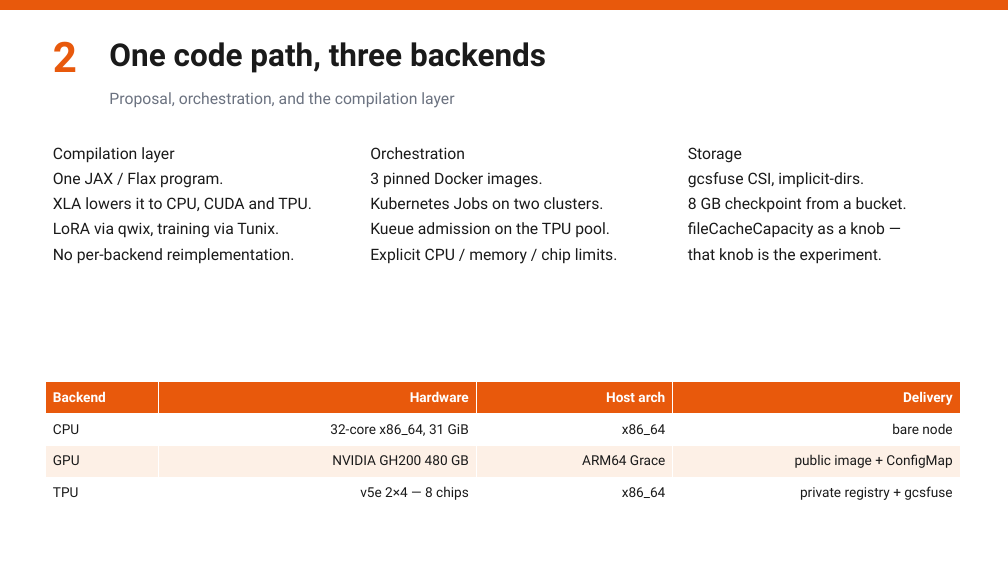
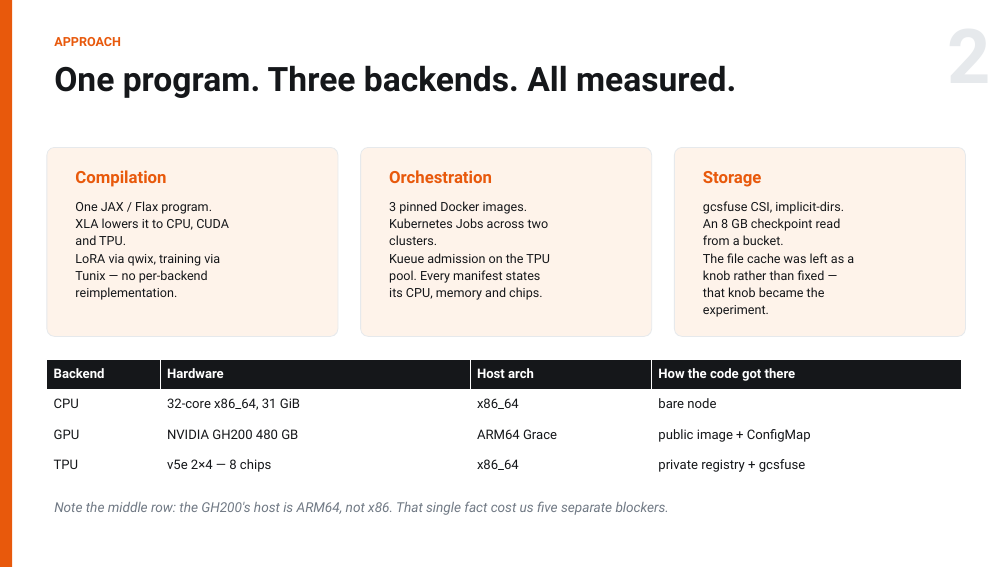
Before and after one commit to RN0L/qwen3-icd10-scaling, a slide deck: slide 2 of slides/ME344_Final_Arnold_Hambuch.pptx. Drawn at 1008x567 pixels with LibreOffice and Linux fonts; fonts in the diff are those of the drawing. Boxes give left, top, right and bottom in pixels: in the first picture for what was removed or moved away, otherwise in the second. Text is boxed around its words. In the diff, an @@ line names an element or a change of style, - is before the commit and + after.

```diff
--- a/slides/ME344_Final_Arnold_Hambuch.pptx
+++ b/slides/ME344_Final_Arnold_Hambuch.pptx
@@ rectangle: place and size @@
-rectangle at (0, 0, 1008, 10)
+rectangle at (0, 0, 12, 567)
@@ text removed at (53, 41, 77, 72) @@
-2
@@ text added at (54, 37, 121, 46), 12 pt, text #E8590C, bold @@
+APPROACH
@@ text at (54, 65, 736, 98): text changed; size 30 to 32 pt; text colour #1A1A1A to #15171A @@
-One code path, three backends
+One program. Three backends. All measured.
@@ text removed at (109, 92, 454, 108) @@
-Proposal, orchestration, and the compilation layer
@@ rounded rectangle added at (47, 147, 338, 337), fill #FEF3EA, outline #E6E9EC 0.75 pt @@
@@ text at (53, 147, 174, 163): paragraph removed @@
-Compilation layer
@@ rounded rectangle added at (361, 147, 652, 337), fill #FEF3EA, outline #E6E9EC 0.75 pt @@
@@ text at (370, 147, 465, 159): paragraph removed @@
-Orchestration
@@ rounded rectangle added at (675, 147, 966, 337), fill #FEF3EA, outline #E6E9EC 0.75 pt @@
@@ text at (688, 147, 742, 163): paragraph removed @@
-Storage
@@ text added at (75, 170, 166, 187), 16 pt, text #E8590C, bold @@
+Compilation
@@ text added at (389, 170, 492, 183), 16 pt, text #E8590C, bold @@
+Orchestration
@@ text added at (703, 171, 762, 187), 16 pt, text #E8590C, bold @@
+Storage
@@ text "One JAX / Flax program.": place and size @@
-text "One JAX / Flax program." at (53, 147, 312, 264)
+text "One JAX / Flax program." at (75, 201, 229, 300)
@@ text at (75, 201, 212, 214): size 15 to 12 pt, text colour #1A1A1A to #15171A in "One JAX / Flax program."; less space between paragraphs @@
@@ text "3 pinned Docker images.": place and size @@
-text "3 pinned Docker images." at (370, 147, 618, 264)
+text "3 pinned Docker images." at (389, 201, 550, 300)
@@ text at (389, 201, 527, 214): size 15 to 12 pt, text colour #1A1A1A to #15171A in "3 pinned Docker images."; less space between paragraphs @@
@@ text "gcsfuse CSI, implicit-dirs.": place and size @@
-text "gcsfuse CSI, implicit-dirs." at (688, 147, 907, 264)
+text "gcsfuse CSI, implicit-dirs." at (703, 201, 854, 317)
@@ text at (703, 201, 844, 214): size 15 to 12 pt, text colour #1A1A1A to #15171A in "gcsfuse CSI, implicit-dirs."; less space between paragraphs @@
@@ text at (75, 218, 229, 300): text changed; size 15 to 12 pt; text colour #1A1A1A to #15171A @@
-XLA lowers it to CPU, CUDA and TPU.
-LoRA via qwix, training via Tunix.
-No per-backend reimplementation.
+XLA lowers it to CPU, CUDA
+and TPU.
+LoRA via qwix, training via
+Tunix — no per-backend
+reimplementation.
@@ text at (389, 218, 550, 300): text changed; size 15 to 12 pt; text colour #1A1A1A to #15171A @@
-Kubernetes Jobs on two clusters.
-Kueue admission on the TPU pool.
-Explicit CPU / memory / chip limits.
+Kubernetes Jobs across two
+clusters.
+Kueue admission on the TPU
+pool. Every manifest states
+its CPU, memory and chips.
@@ text at (703, 218, 854, 317): text changed; size 15 to 12 pt; text colour #1A1A1A to #15171A @@
-8 GB checkpoint from a bucket.
-fileCacheCapacity as a knob —
-that knob is the experiment.
+An 8 GB checkpoint read
+from a bucket.
+The file cache was left as a
+knob rather than fixed —
+that knob became the
+experiment.
@@ table at (47, 359, 962, 480) @@
-row 1, column 4: Delivery
+row 1, column 4: How the code got there
@@ fill #E8590C to #15171A in row 1 @@
@@ fill #FDF0E6 to #FFFFFF in row 3 @@
@@ size 13 to 12.5 pt in "Backend", "Hardware", "Host arch", "CPU" and 11 more places @@
@@ text colour #1A1A1A to #15171A in "CPU", "32-core x86_64, 31 GiB", "x86_64", "bare node" and 8 more places @@
@@ alignment right to left @@
@@ table: place and size @@
-table at (45, 382, 960, 509)
+table at (47, 359, 962, 480)
@@ text added at (54, 501, 669, 515), 13 pt, text #717A85, italic @@
+Note the middle row: the GH200's host is ARM64, not x86. That single fact cost us five separate blockers.
```
Also in this commit, not shown: 3 other slides changed, 1 slide added, 1 slide removed, 6 other files.
